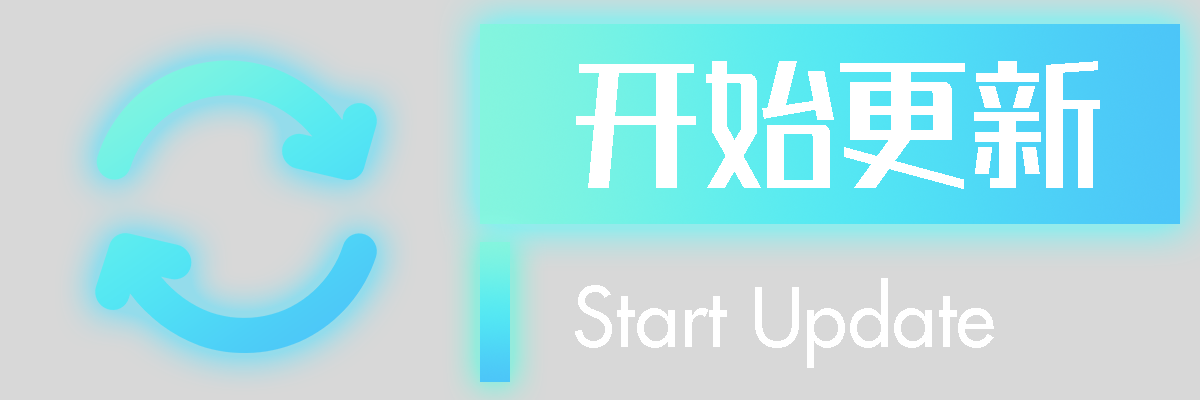
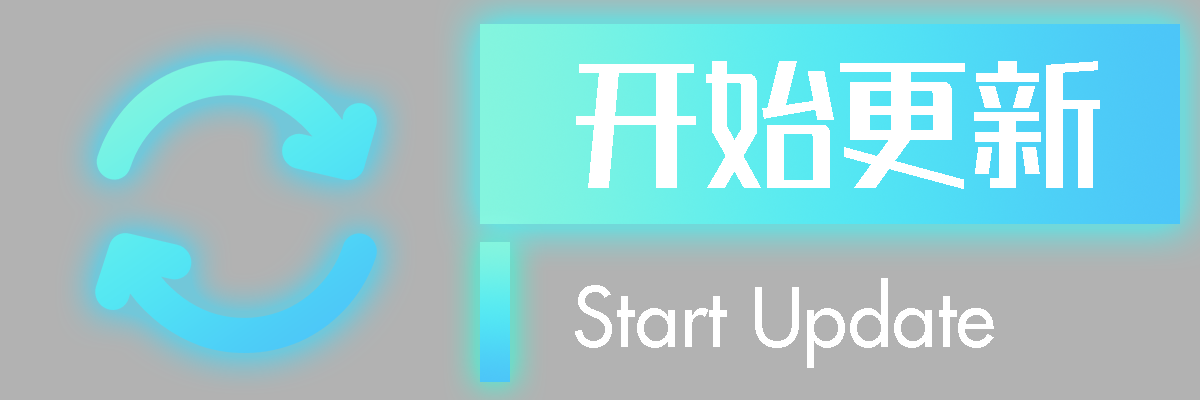
Before/after of a (1200, 400) layered artwork. What changed in the layer stack:
hid "矩形 2" over [0, 0, 1200, 400]
showed "矩形 1" over [0, 0, 1200, 400]
